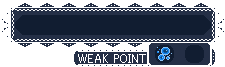
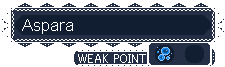
Two versions of the same layered image (225x67). Layer-by-layer changes:
renamed "Pasted Layer" to "Aspara", showed it, moved it above "BG", painted on it over <box>22,19,73,34</box>
